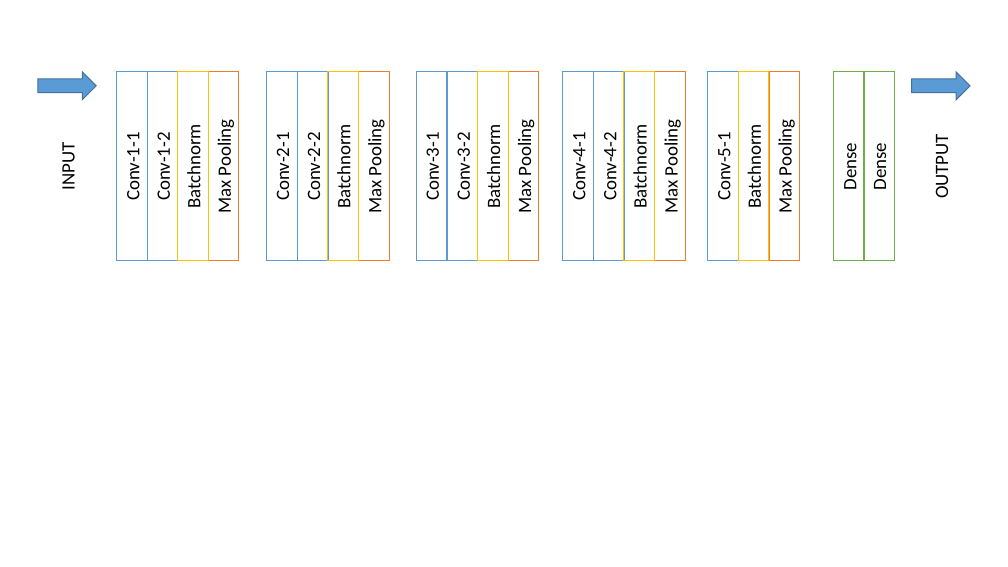
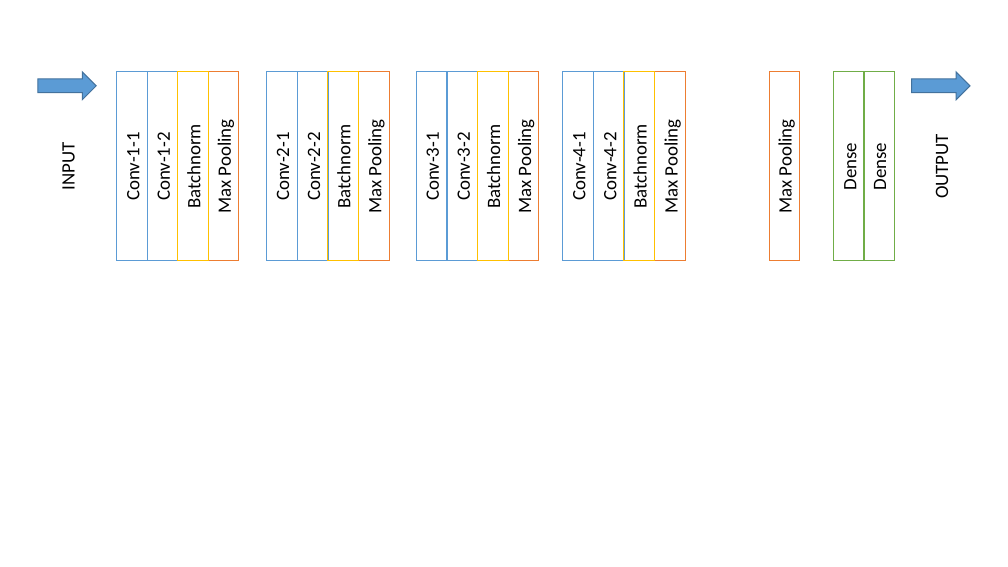
Before and after one commit to cshablin/Neural_Network, a slide deck: slide 1 of Assignment_3/lstm_arc.pptx. Drawn at 1008x567 pixels with LibreOffice and Linux fonts; fonts in the diff are those of the drawing. Boxes give left, top, right and bottom in pixels: in the first picture for what was removed or moved away, otherwise in the second. Text is boxed around its words. In the diff, an @@ line names an element or a change of style, - is before the commit and + after.

```diff
--- a/Assignment_3/lstm_arc.pptx
+++ b/Assignment_3/lstm_arc.pptx
@@ rectangle removed at box(709, 72, 739, 261) @@
-Conv-5-1
@@ rectangle removed at box(739, 72, 769, 261) @@
-Batchnorm
```
Also in this commit, not shown: 1 slide added, 2 other files.
